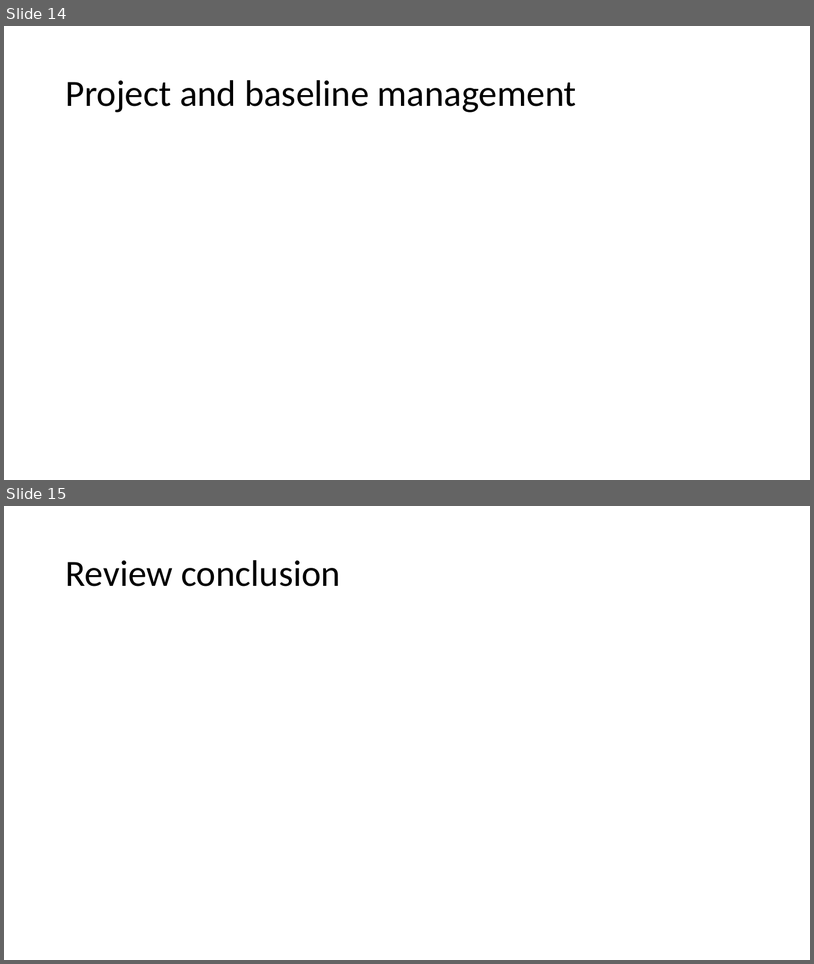
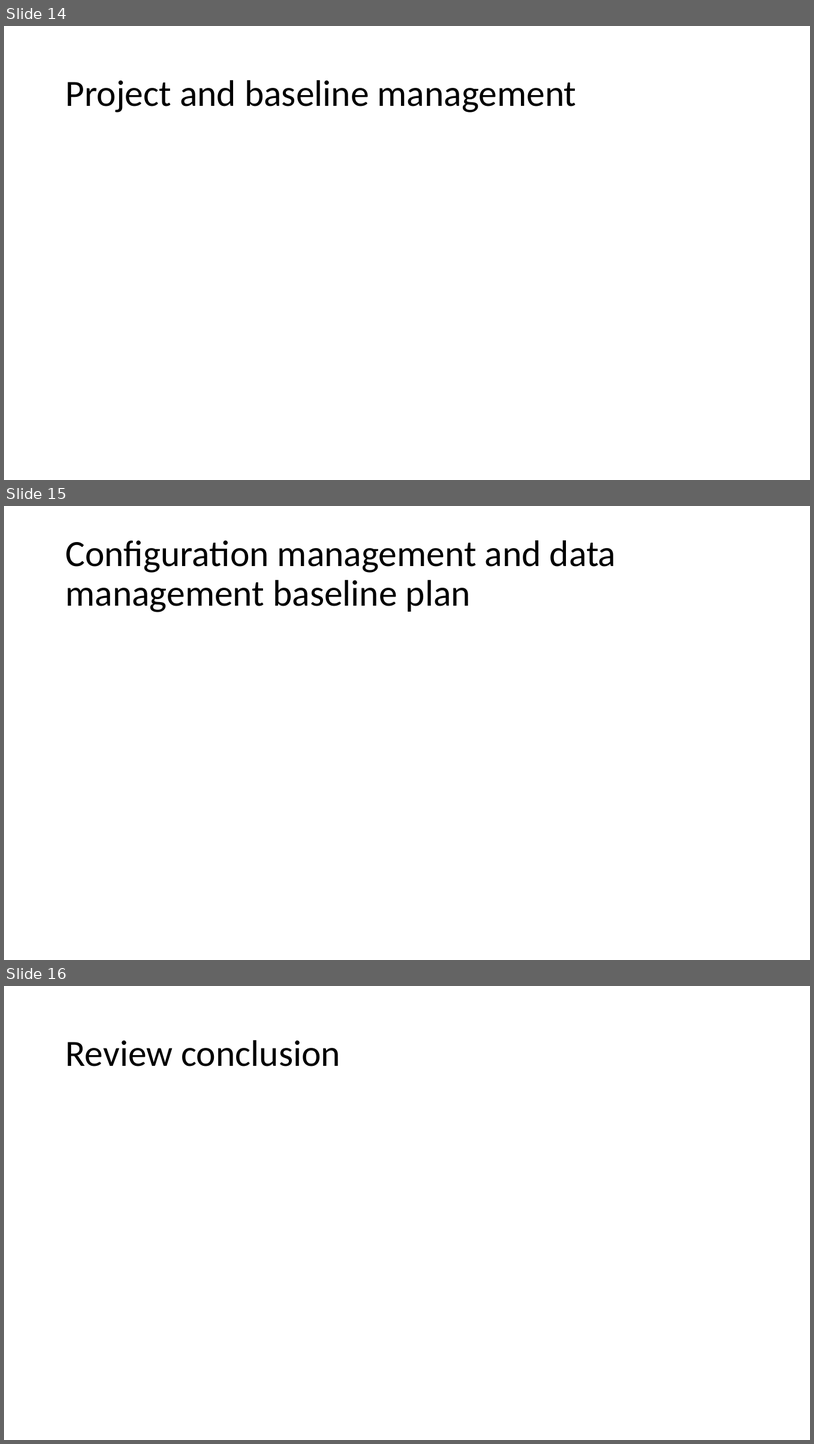
Before and after one commit to polonnikovasvetlana/SE_UAVArcticDelivery_Team5, a slide deck: PDR/PDR_pres.pptx. Shown one above the other, each under a label of ours: slides 14 and 15 before the commit, slides 14, 15 and 16 after it. The pictures are 814x964 and 814x1444 pixels, drawn with LibreOffice and Linux fonts; fonts in the diff are those of the drawing. Boxes give left, top, right and bottom in pixels: in the first picture for what was removed or moved away, otherwise in the second. Text is boxed around its words. In the diff, an @@ line names an element or a change of style, - is before the commit and + after.

```diff
--- a/PDR/PDR_pres.pptx
+++ b/PDR/PDR_pres.pptx
@@ slide 15 added at (4, 506, 810, 960), background #FFFFFF @@
@@ title added at (65, 540, 617, 612), 44 pt, text #000000 @@
+Configuration management and data management baseline plan
@@ what was slide 15 is now slide 16 @@
```
Also in this commit, not shown: 2 other files.
